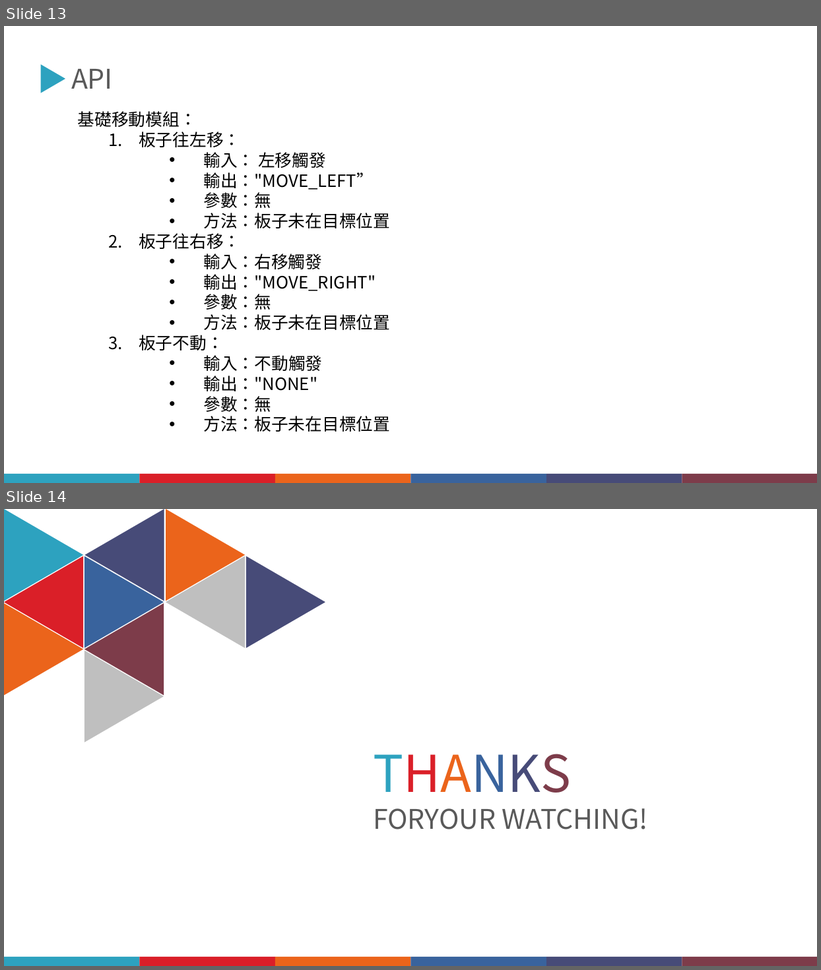
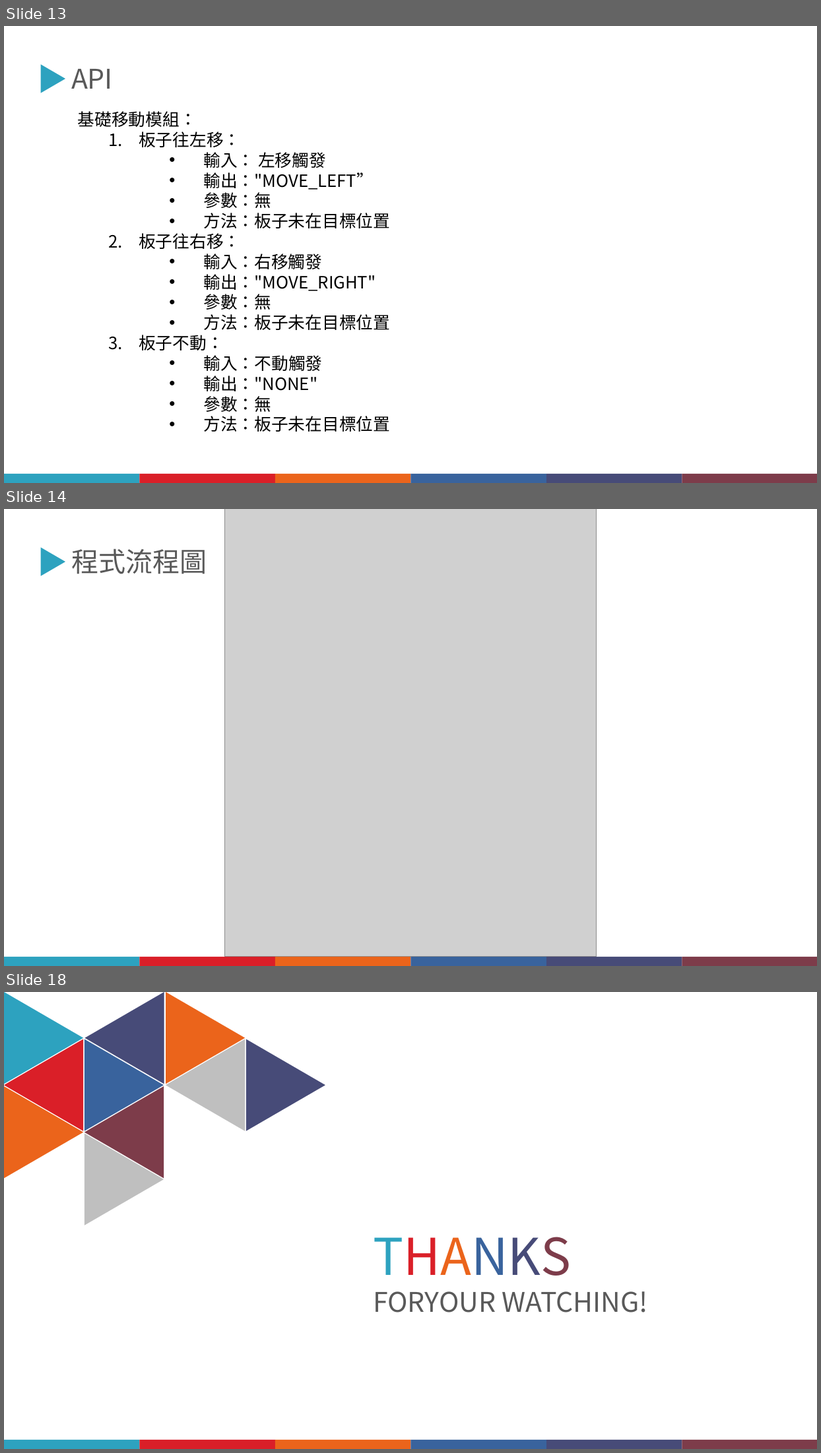
Before and after one commit to JiangXiu01/1091-MachineLearning, a slide deck: Homework4/機器學習HW4-202011242028.pptx. Shown one above the other, each under a label of ours: slides 13 and 14 before the commit, slides 13, 14 and 18 after it; the slides between them are not shown. The pictures are 821x970 and 821x1453 pixels, drawn with LibreOffice and Linux fonts; fonts in the diff are those of the drawing; grey boxes stand for pictures. Boxes give left, top, right and bottom in pixels: in the first picture for what was removed or moved away, otherwise in the second. Text is boxed around its words. In the diff, an @@ line names an element or a change of style, - is before the commit and + after.

Commit message:
1. 新增流程圖

```diff
--- a/Homework4/機器學習HW4-202011242028.pptx
+++ b/Homework4/機器學習HW4-202011242028.pptx
@@ slide 14 added at [4,509,817,966], background #FFFFFF @@
@@ picture added at [225,509,596,957] @@
@@ triangle added at [41,547,65,576], fill #2DA2BF @@
@@ text added at [71,549,207,574], 32 pt, text #595959 @@
+程式流程圖
@@ group added at [4,957,817,966]: 6 rectangles @@
@@ what was slide 14 is now slide 18 @@
```
Also in this commit, not shown: 2 slides changed, 3 other slides added.
